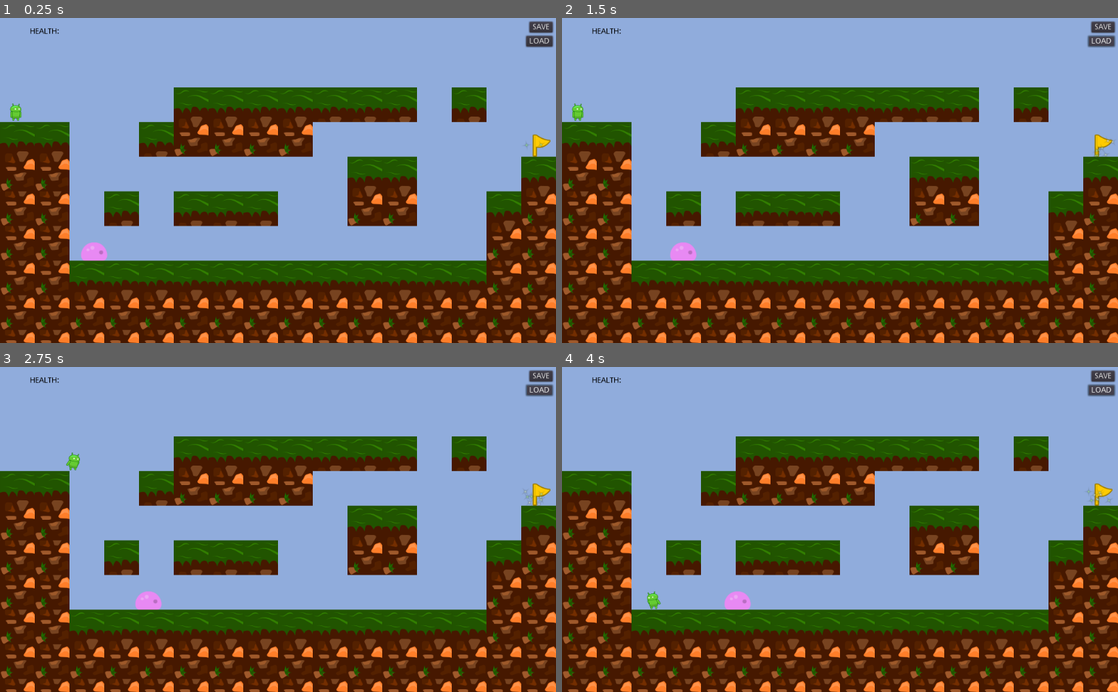
Above: before the commit, frames 1-4 (two rows, left to right).
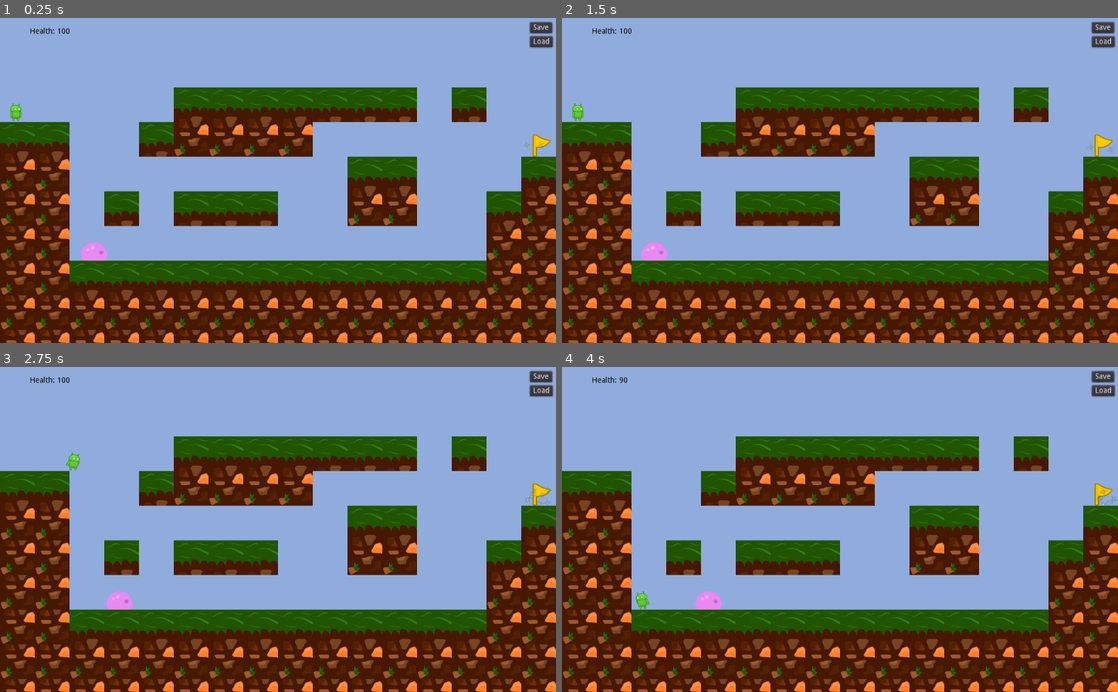
Above: after the commit, the same moments.

Repository: lelderki/07-2D-Platformer
Game: Godot game, scene res://Scenes/World.tscn
The game is run twice, just before and just after one commit, with the same random seed, the same clock (stepped at 60 frames per second) and the same inputs.
Inputs:
- Up to frame 1 (0.25 s): no input
- Up to frame 2 (1.5 s): click "SAVE" (after the commit: "Save") at 0.5 s; click "LOAD" (after the commit: "Load") at 1.25 s
- Up to frame 3 (2.75 s): hold Right (move_right) from 2.03 s (still down)
- Up to frame 4 (4 s): release Right (move_right) at 3.53 s; hold Left (move_left) from 3.53 s (still down)

The runs differ from the first frame. In frame 1, 0.3% of the frame differs, in the area x 6-100%, y 0-10%; in frame 2, 0.8%; in frame 3, 0.8%; in frame 4, 1.0%, in the area x 6-100%, y 0-75%.

Commit message:
Fixes save and load (and health label)
Hopefully this helps. Sorry to take a few days getting back to you.

Diff:
--- a/Scenes/HUD.gd
+++ b/Scenes/HUD.gd
@@ -5,5 +5,13 @@
 
 
 func _on_Player_health_changed():
-	var h = get_node("/root/Game/Player").health
+	var h = get_node("/root/SaveSystem").health
 	$Health.text = "Health: " + str(h)
+
+
+func _on_Save_pressed():
+	get_node("/root/SaveSystem").save_data()
+
+
+func _on_Load_pressed():
+	get_node("/root/SaveSystem").load_data()
--- a/Scenes/HUD.tscn
+++ b/Scenes/HUD.tscn
@@ -19,3 +19,25 @@
 __meta__ = {
 "_edit_use_anchors_": false
 }
+
+[node name="Save" type="Button" parent="."]
+margin_left = 976.0
+margin_top = 8.0
+margin_right = 1017.0
+margin_bottom = 28.0
+text = "Save"
+__meta__ = {
+"_edit_use_anchors_": false
+}
+
+[node name="Load" type="Button" parent="."]
+margin_left = 976.0
+margin_top = 34.0
+margin_right = 1017.0
+margin_bottom = 54.0
+text = "Load"
+__meta__ = {
+"_edit_use_anchors_": false
+}
+[connection signal="pressed" from="Save" to="." method="_on_Save_pressed"]
+[connection signal="pressed" from="Load" to="." method="_on_Load_pressed"]
--- /dev/null
+++ b/Scenes/World.gd
@@ -0,0 +1,4 @@
+extends Node2D
+
+func _ready():
+	get_node("/root/SaveSystem").level = 1
--- a/Scenes/World.tscn
+++ b/Scenes/World.tscn
@@ -6,10 +6,12 @@
 [ext_resource path="res://Scenes/WorldComplete.tscn" type="PackedScene" id=4]
 [ext_resource path="res://Scenes/HUD.tscn" type="PackedScene" id=5]
 [ext_resource path="res://Scenes/Particles2D.tscn" type="PackedScene" id=6]
+[ext_resource path="res://Scenes/World.gd" type="Script" id=7]
 
 [node name="World" type="Node2D" groups=[
 "Persist",
 ]]
+script = ExtResource( 7 )
 
 [node name="Walls" type="TileMap" parent="." groups=[
 "Persist",
@@ -31,26 +33,5 @@
 
 [node name="WorldComplete" parent="." instance=ExtResource( 4 )]
 
-[node name="Buttons" type="Node" parent="."]
-
-[node name="Save" type="Button" parent="Buttons"]
-margin_left = 974.524
-margin_top = 7.06661
-margin_right = 1017.52
-margin_bottom = 27.0666
-text = "SAVE"
-__meta__ = {
-"_edit_use_anchors_": false
-}
-
-[node name="Load" type="Button" parent="Buttons"]
-margin_left = 969.162
-margin_top = 33.4635
-margin_right = 1018.16
-margin_bottom = 53.4635
-text = "LOAD"
-__meta__ = {
-"_edit_use_anchors_": false
-}
-
 [node name="Particles2D" parent="." instance=ExtResource( 6 )]
+[connection signal="health_changed" from="Player" to="HUD" method="_on_Player_health_changed"]
--- /dev/null
+++ b/Scenes/World2.gd
@@ -0,0 +1,4 @@
+extends Node2D
+
+func _ready():
+	get_node("/root/SaveSystem").level = 2
--- a/Scenes/World2.tscn
+++ b/Scenes/World2.tscn
@@ -7,11 +7,13 @@
 [ext_resource path="res://Scenes/HUD.tscn" type="PackedScene" id=5]
 [ext_resource path="res://Assets/pieceYellow_border17.png" type="Texture" id=6]
 [ext_resource path="res://Scenes/Particles2D.tscn" type="PackedScene" id=7]
+[ext_resource path="res://Scenes/World2.gd" type="Script" id=8]
 
 [sub_resource type="RectangleShape2D" id=1]
 extents = Vector2( 16.0309, 19.6956 )
 
 [node name="World2" type="Node2D"]
+script = ExtResource( 8 )
 
 [node name="TileMap" type="TileMap" parent="."]
 tile_set = ExtResource( 1 )
@@ -48,3 +50,4 @@
 texture = ExtResource( 6 )
 
 [node name="Particles2D" parent="." instance=ExtResource( 7 )]
+[connection signal="health_changed" from="Player" to="HUD" method="_on_Player_health_changed"]
--- a/Scripts/Player.gd
+++ b/Scripts/Player.gd
@@ -9,7 +9,6 @@
 onready var sprite = $Sprite
 
 export var acceleration = 0.1
-export var health = 100
 
 var y_velo = 0
 var facing_right = false
@@ -20,9 +19,9 @@
 	emit_signal("health_changed")
 
 func change_health(h):
-	health += h
+	get_node("/root/SaveSystem").updateHealth(h)
 	emit_signal("health_changed")
-	if health <= 0:
+	if get_node("/root/SaveSystem").health <= 0:
 		die()
 
 func die():
@@ -74,7 +73,7 @@
 
 
 func _on_HitBox_body_entered(body):
-	if body.get_parent().name == 'Enemies':
+	if body.get_parent().name.substr(0,7) == 'Enemies':
 		change_health(-10)
 
 
--- a/Scripts/SaveSystem.gd
+++ b/Scripts/SaveSystem.gd
@@ -1,6 +1,7 @@
 extends Node2D
 
-var DisplayValue = 0
+var health = 100
+var level = 0
 
 var save_path = "res://save-file.cfg"
 var config = ConfigFile.new()
@@ -9,8 +10,18 @@
 func _ready():
 	pass
 
-func SavePressed():
-	get_node("/root/SaveSystem").saveValue("Values", "ValueOne")
+func updateHealth(h):
+	health += h
 
-func LoadPressed():
-	get_node("/root/SaveSystem").loadValue("Values", "ValueOne")
+func save_data():
+	config.set_value("Save","health",health)
+	config.set_value("Save","level",level)
+	config.save(save_path)
+
+func load_data():
+	health = config.get_value("Save","health")
+	level = config.get_value("Save","level")
+	if level == 1:
+		get_tree().change_scene("res://Scenes/World.tscn")
+	if level == 2:
+		get_tree().change_scene("res://Scenes/World2.tscn")
--- /dev/null
+++ b/save-file.cfg
@@ -0,0 +1,4 @@
+[Save]
+
+health=70
+level=2
Not shown: 1 places in Scenes/World.tscn that only renumber resources
Not shown: 1 places in Scenes/World2.tscn that only renumber resources
